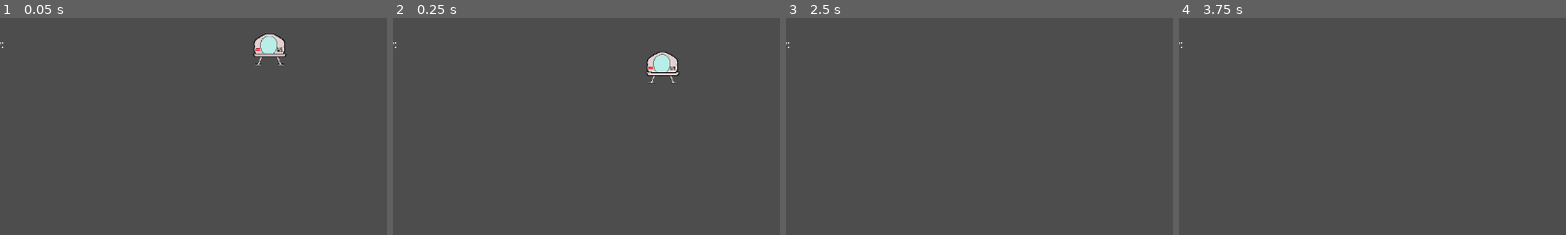
Above: before the commit, frames 1-4 (left to right).
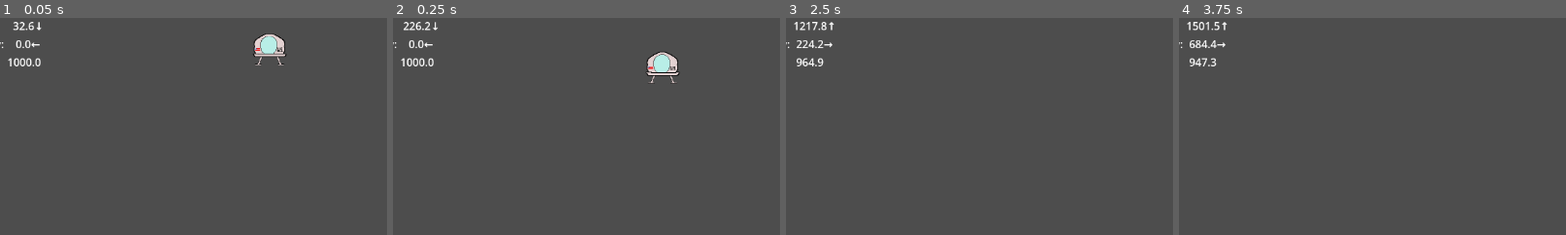
Above: after the commit, the same moments.

Repository: BriarSMC/LunarLander
Game: Godot game, scene res://scenes/start_level.tscn
Two runs of this game, one before a commit and one after it. Both use one fixed random seed, a clock stepped at 60 frames per second and the inputs below.
Inputs:
- Up to frame 1 (0.05 s): no input
- Up to frame 2 (0.25 s): no input
- Up to frame 3 (2.5 s): hold Right (go_right) 0.53-1.28 s; hold Space (engine_control) 0.53-1.28 s; hold Left (go_left) 1.28-2.03 s; tap Space (engine_control) at 1.35 s; hold Right (go_right) from 2.03 s (still down); hold Space (engine_control) from 2.03 s (still down)
- Up to frame 4 (3.75 s): release Space (engine_control) at 2.78 s; tap Space (engine_control) at 2.85 s; release Right (go_right) at 3.53 s; hold Left (go_left) from 3.53 s (still down); hold Space (engine_control) from 3.53 s (still down)
The pictures show only the part of the screen within x 13-62%, y 0-50%; the shares and areas given below are measured in that part.

The runs differ from the first frame. In frame 1, 0.4% of the frame differs, in the area x 2-11%, y 1-23%; in frame 2, 0.5%; in frame 3, 0.5%; in frame 4, 0.5%, in the area x 2-13%, y 1-23%.

Commit message:
add call to HUD from _physics_process

Diff:
--- a/scenes/start_level.tscn
+++ b/scenes/start_level.tscn
@@ -20,7 +20,8 @@
 [node name="Polygon2D" type="Polygon2D" parent="surface"]
 polygon = PackedVector2Array(-536, -56, -346, -65, -291, 49, 663, 46, 663, 176, -531, 195)
 
-[node name="Lander" parent="." instance=ExtResource("1_6fapf")]
+[node name="Lander" parent="." node_paths=PackedStringArray("HUD") instance=ExtResource("1_6fapf")]
 position = Vector2(545, 46)
+HUD = NodePath("../HUD")
 
 [node name="HUD" parent="." instance=ExtResource("2_w431u")]
--- a/scripts/hud.gd
+++ b/scripts/hud.gd
@@ -4,9 +4,9 @@
 signal hudAltitude (altitude: float)
 
 @onready var vvelValue := $HBoxContainer/Values/VerticalVelocity
-@onready var hvelValue := $HBoxContainer/Values/HorizontalVelocity
-@onready var fuelValue := $HBoxContainer/Values/FuelRemaining
-@onready var altitude := $HBoxContainer/Values/Altitude
+@onready var hvelValue := $HBoxContainer/Values/HorzontalVelocity
+@onready var fuelValue := $HBoxContainer/Values/FuelRemaning
+@onready var altitude  := $HBoxContainer/Values/Altitude
 
 # Called when the node enters the scene tree for the first time.
 func _ready():
--- a/scripts/lander.gd
+++ b/scripts/lander.gd
@@ -18,7 +18,7 @@
 
 @onready var fuelRemaining := fuelOnBoard
 
-@export var HUD: Control
+@export var HUD: Control		# Assigned in the Inspector
 
 # Called when the node enters the scene tree for the first time.
 func _ready():
@@ -35,7 +35,7 @@
 	maneuver(delta)
 
 	#HUD.call_deferred("emit_signal", "hudValues", previousVelocity, fuelRemaining)
-
+	HUD.call_deferred("emit_signal", "hudValues", previousVelocity, fuelRemaining)
 
 # We have landed (maybe)
 func _on_detect_landing_body_entered(body):
